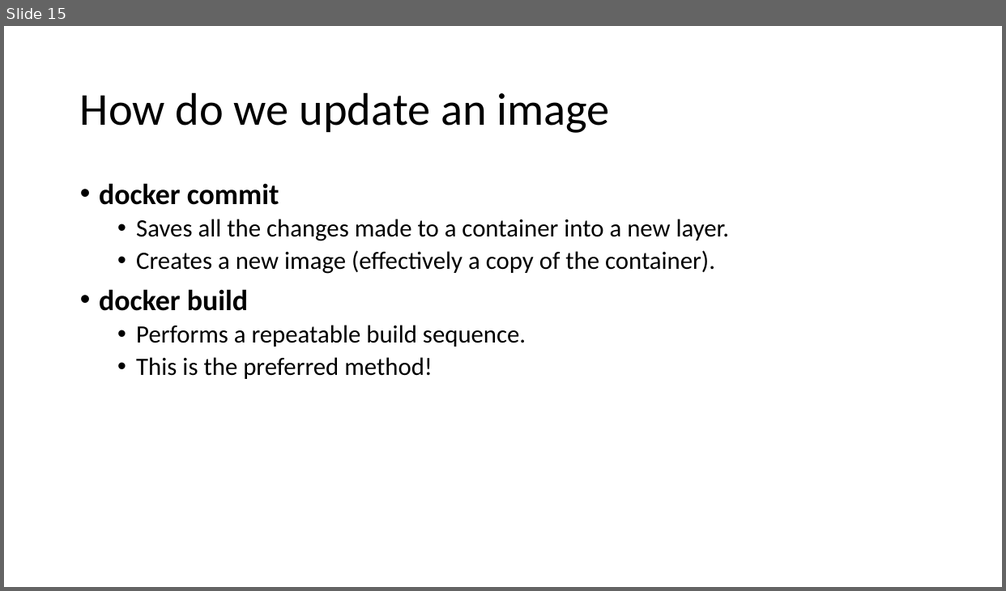
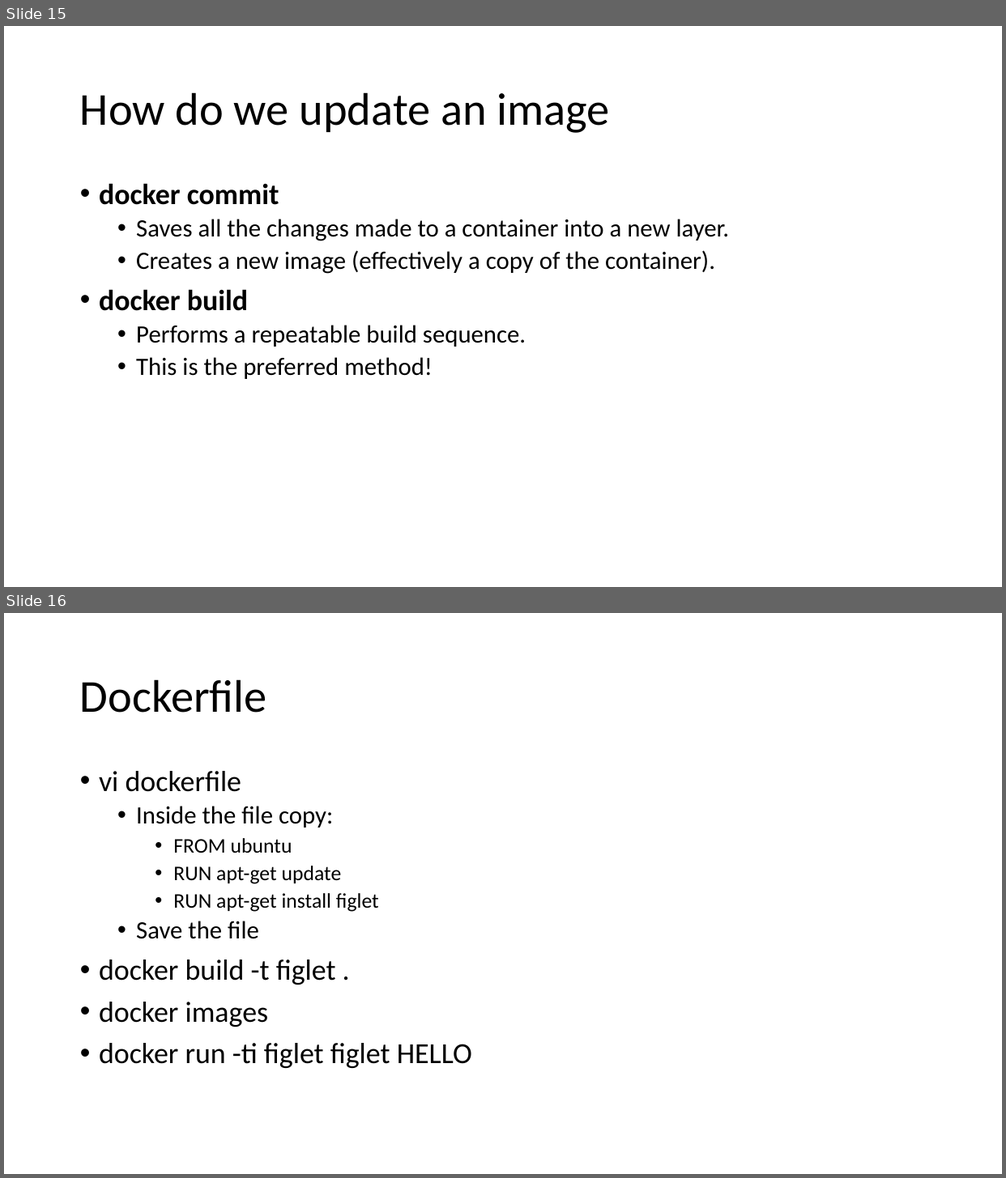
Before and after one commit to rogerscuall/docker-presentation, a slide deck: Docker presentation.pptx. Shown one above the other, each under a label of ours: slide 15 before the commit, slides 15 and 16 after it. The pictures are 1006x591 and 1006x1178 pixels, drawn with LibreOffice and Linux fonts; fonts in the diff are those of the drawing. Boxes give left, top, right and bottom in pixels: in the first picture for what was removed or moved away, otherwise in the second. Text is boxed around its words. In the diff, an @@ line names an element or a change of style, - is before the commit and + after.

```diff
--- a/Docker presentation.pptx
+++ b/Docker presentation.pptx
@@ slide 16 added at (4, 613, 1002, 1174), background #FFFFFF @@
@@ title added at (80, 679, 267, 713), 44 pt, text #000000 @@
+Dockerfile
@@ text added at (99, 771, 472, 1068), 28 pt, text #000000 @@
+• vi dockerfile
+  • Inside the file copy:
+    • FROM ubuntu
+    • RUN apt-get update
+    • RUN apt-get install figlet
+  • Save the file
+• docker build -t figlet .
+• docker images
+• docker run -ti figlet figlet HELLO
```
Also in this commit, not shown: 1 other file.
